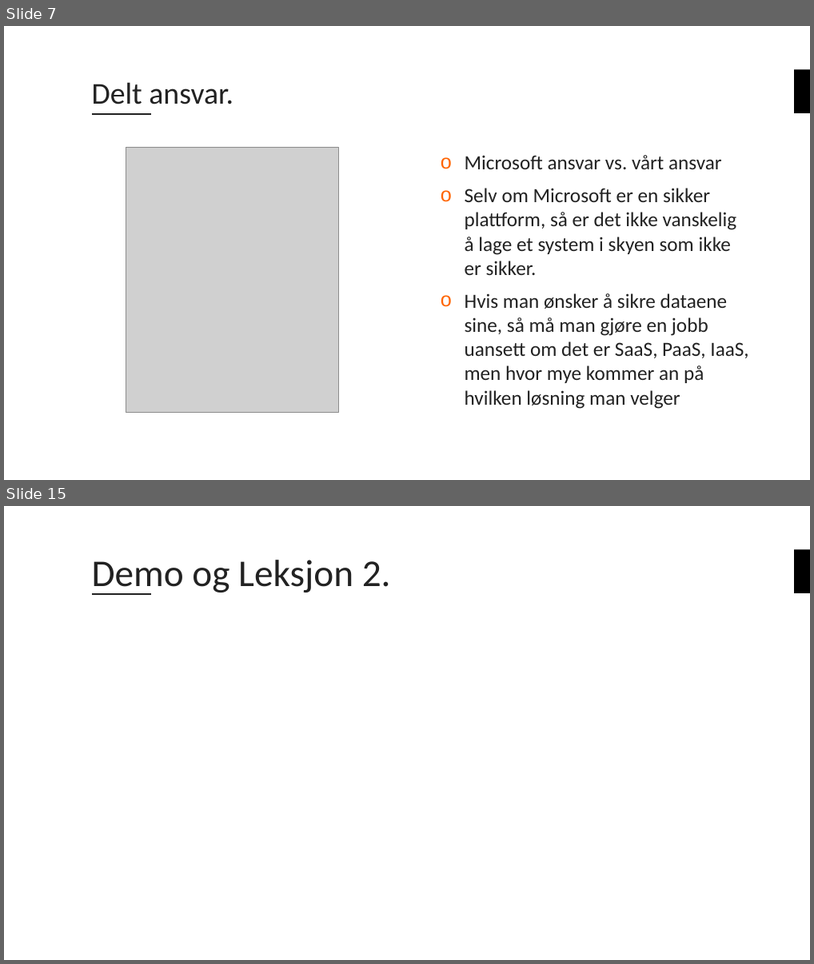
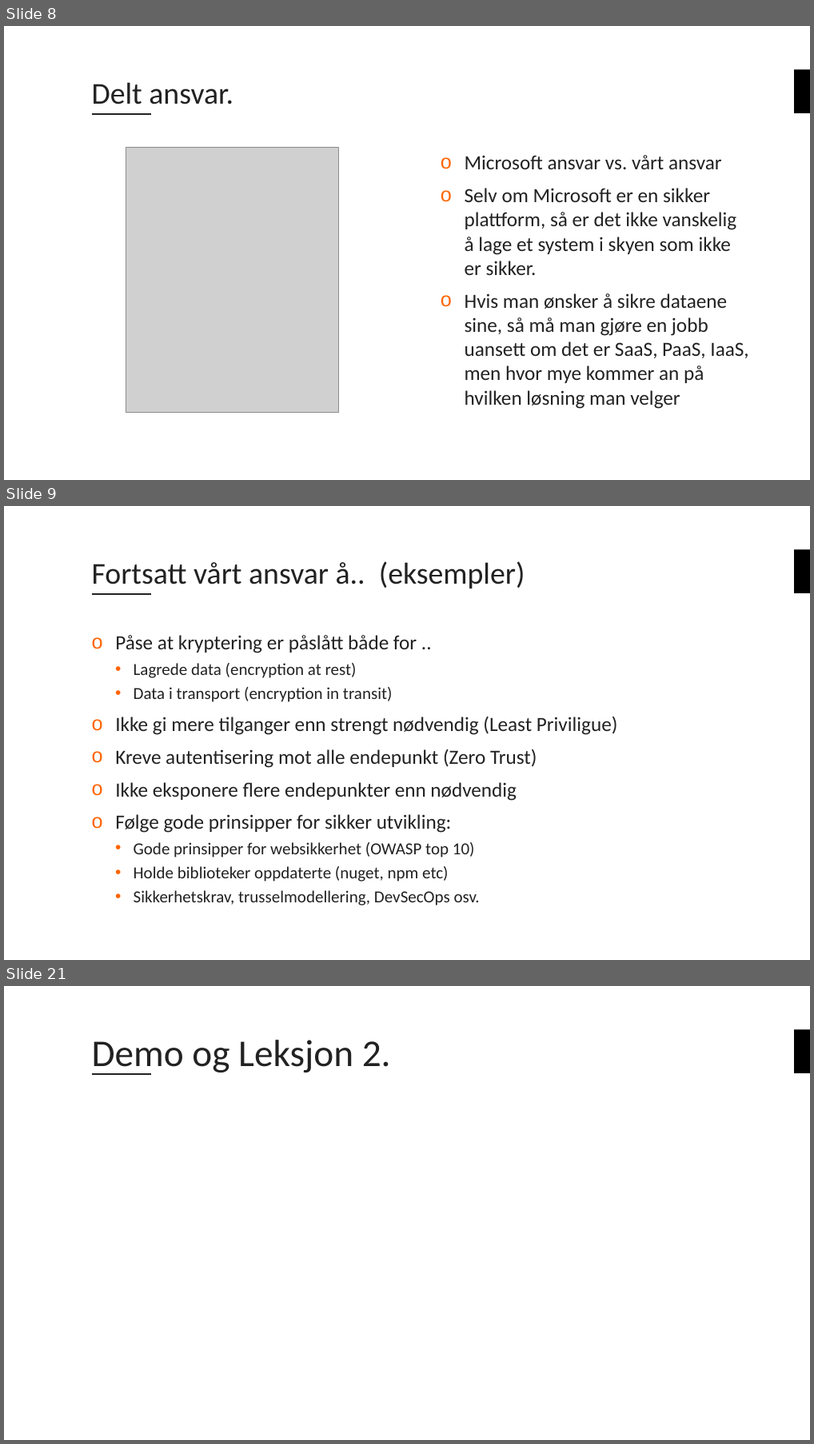
Before and after one commit to bouvet/azure-workshops, a slide deck: Workshop_3/Presentasjon/Azureskolen-Workshop#3.pptx. Shown one above the other, each under a label of ours: slides 7 and 15 before the commit, slides 8, 9 and 21 after it; the slides between them are not shown. The pictures are 814x964 and 814x1444 pixels, drawn with LibreOffice and Linux fonts; fonts in the diff are those of the drawing; grey boxes stand for pictures; background and template pictures are left out. Boxes give left, top, right and bottom in pixels: in the first picture for what was removed or moved away, otherwise in the second. Text is boxed around its words. In the diff, an @@ line names an element or a change of style, - is before the commit and + after.

```diff
--- a/Workshop_3/Presentasjon/Azureskolen-Workshop#3.pptx
+++ b/Workshop_3/Presentasjon/Azureskolen-Workshop#3.pptx
@@ slide 9 added at (x1=4, y1=506, x2=810, y2=960), background #FFFFFF; not listed: 2 template elements that a slide beside it also shows @@
@@ title added at (x1=92, y1=561, x2=526, y2=588), 36 pt, text #222222 @@
+Fortsatt vårt ansvar å.. (eksempler)
@@ text added at (x1=115, y1=635, x2=618, y2=905), 24 pt, text #222222 @@
+o Påse at kryptering er påslått både for ..
+  • Lagrede data (encryption at rest)
+  • Data i transport (encryption in transit)
+o Ikke gi mere tilganger enn strengt nødvendig (Least Priviligue)
+o Kreve autentisering mot alle endepunkt (Zero Trust)
+o Ikke eksponere flere endepunkter enn nødvendig
+o Følge gode prinsipper for sikker utvikling:
+  • Gode prinsipper for websikkerhet (OWASP top 10)
+  • Holde biblioteker oppdaterte (nuget, npm etc)
+  • Sikkerhetskrav, trusselmodellering, DevSecOps osv.
@@ what was slide 7 is now slide 8 @@
@@ what was slide 15 is now slide 21 @@
```
Also in this commit, not shown: 8 slides changed, 6 other slides added, 3 other files.
